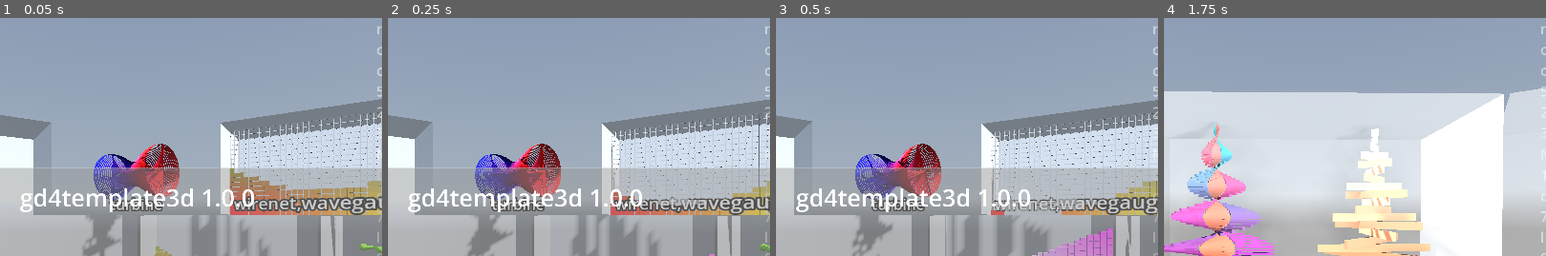
Above: before the commit, frames 1-4 (left to right).
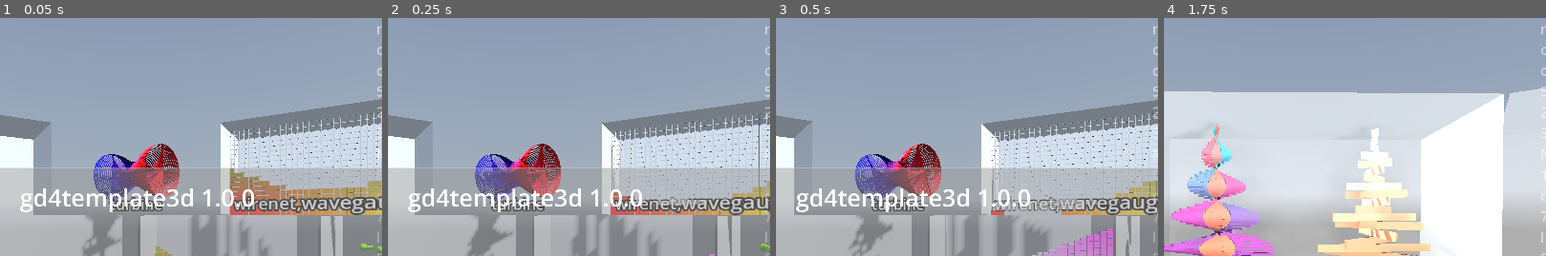
Above: after the commit, the same moments.

Repository: kasworld/gd4template3d
Game: Godot game, scene res://main.tscn
Same seed, same stepped clock (60 frames per second), same inputs: the game is played once before the commit and once after it. A sky picture missing from this copy of the repository is replaced by a grey-blue gradient.
Inputs (mouse positions are % of the whole screen's width and height, from its top left):
- Up to frame 1 (0.05 s): no input
- Up to frame 2 (0.25 s): no input
- Up to frame 3 (0.5 s): no input
- Up to frame 4 (1.75 s): tap Enter at 0.5 s; move the mouse to (72, 45) at 0.52 s; hold Right 0.53-1.28 s; tap Q at 0.6 s; click (72, 45) at 0.67 s; move the mouse to (30, 55) at 1.27 s; hold Down from 1.28 s (still down); tap E at 1.35 s
The pictures show only the part of the screen within x 32-82%, y 9-59%; the shares and areas given below are measured in that part.

The runs differ from the first frame. In frame 1, less than 0.1% of the frame differs, in the area x 28-47%, y 58-73%; in frame 2, 0.1%, in the area x 26-43%, y 56-85%; in frame 3, 0.1%; in frame 4, nothing differs.

Commit message:
update MultiMeshShape Turbine

Diff:
--- a/main.gd
+++ b/main.gd
@@ -229,7 +229,7 @@
 		make_meshtrail(glasscabinet, randi_range(0,4), mesh, 100, bound_aabb.get_center())
 func make_meshtrail(glasscabinet :GlassCabinet, mt_type:int, mesh :Mesh, count :int, pos :Vector3 ) -> void:
 	var mt = preload("res://mesh_trail/mesh_trail.tscn").instantiate(
-		).init_with_alpha(mesh, count,  1.0 , pos,
+		).init_with_alpha(mesh, count,  1.0 ,true, pos,
 		).set_speed(trailmesh_radius*20,trailmesh_radius*40)
 	glasscabinet.add_child(mt)
 	meshtrail_list.append(mt)
--- a/multi_mesh_shape/multi_mesh_shape.gd
+++ b/multi_mesh_shape/multi_mesh_shape.gd
@@ -72,7 +72,35 @@
 	multimesh.instance_count = count
 	multimesh.visible_instance_count = count
 
-func _init_transform(pos :Vector3 = Vector3.ZERO) -> void:
+
+func init_with_material(
+		mesh :Mesh, mat :Material, count :int,
+		callinit_transform :bool = true,
+		pos :Vector3 = Vector3.ZERO ) -> MultiMeshShape:
+	_init_multimesh(mesh, mat)
+	# Then resize (otherwise, changing the format is not allowed).
+	_set_count(count)
+	if callinit_transform:
+		init_position_all(pos)
+	return self
+
+func init_with_alpha(
+		mesh :Mesh, count :int,
+		alpha :float = 1.0,
+		callinit_transform :bool = true,
+		pos :Vector3 = Vector3.ZERO) -> MultiMeshShape:
+	if alpha == 1.0:
+		_init_multimesh(mesh, make_color_material( Color.WHITE ))
+	else:
+		_init_multimesh(mesh, make_color_material( Color(Color.WHITE,alpha) ))
+	multimesh.use_colors = true # before set instance_count
+	# Then resize (otherwise, changing the format is not allowed).
+	_set_count(count)
+	if callinit_transform:
+		init_position_all(pos)
+	return self
+
+func init_position_all(pos :Vector3 = Vector3.ZERO) -> void:
 	if pos == Vector3.ZERO:
 		for i in multimesh.visible_instance_count:
 			multimesh.set_instance_transform(i,Transform3D())
@@ -81,29 +109,10 @@
 			var t = Transform3D(Basis(), pos)
 			multimesh.set_instance_transform(i,t)
 
-func init_with_material(
-		mesh :Mesh, mat :Material, count :int,
-		pos :Vector3 = Vector3.ZERO ) -> MultiMeshShape:
-	_init_multimesh(mesh, mat)
-	# Then resize (otherwise, changing the format is not allowed).
-	_set_count(count)
-	_init_transform(pos)
-	return self
-
-func init_with_alpha(
-		mesh :Mesh, count :int,
-		alpha :float = 1.0,
-		pos :Vector3 = Vector3.ZERO) -> MultiMeshShape:
-	_init_multimesh(mesh, make_color_material( Color(Color.WHITE,alpha) ))
-	multimesh.use_colors = true # before set instance_count
-	# Then resize (otherwise, changing the format is not allowed).
-	_set_count(count)
-	_init_transform(pos)
-	return self
-
 func set_position_all(pos :Vector3) -> MultiMeshShape:
 	for i in multimesh.visible_instance_count:
-		var t = Transform3D(Basis(), pos)
+		var t := multimesh.get_instance_transform(i)
+		t.origin = pos
 		multimesh.set_instance_transform(i,t)
 	return self
 
--- a/turbine/turbine.gd
+++ b/turbine/turbine.gd
@@ -2,42 +2,73 @@
 class_name Turbine
 
 func init(count :int, radius :float, ring_width :float, arm_count :int, co1 :Color, co2 :Color) -> Turbine:
-	var blades :MultiMeshShape = preload("res://multi_mesh_shape/multi_mesh_shape.tscn").instantiate()
-	var rings_out:= make_rings(count,radius,ring_width, false)
-	var rings_in:= make_rings(count,radius,ring_width, true)
+	make_rings($RingsOut, count, radius, ring_width, false)
+	make_rings($RingsIn, count, radius, ring_width, true)
 	var blade_mesh := BoxMesh.new()
 	blade_mesh.size = Vector3(radius, ring_width/10, ring_width )
-	blades.init_with_alpha(blade_mesh, count*arm_count)
-	add_child(blades)
+	$Blades.init_with_alpha(blade_mesh, count*arm_count)
+
+	set_transform_all(scale_cos)
+	set_color_all(co1,co2)
+	return self
+
+func scale_cos(rate :float) -> float:
+	return (cos(rate*PI*2)+3)/4
+
+func set_transform_all(scale_fn:Callable) -> Turbine:
+	var count :int = $RingsOut.multimesh.visible_instance_count
+	var arm_count :int = $Blades.multimesh.visible_instance_count / count
+	var mesh_size :Vector3 = $Blades.multimesh.mesh.size
+	var ring_width := mesh_size.z
+	var radius := mesh_size.x
 	for i in count:
 		var rate := float(i)/float(count-1)
-		var r_scale := (cos(rate*PI*2)+3)/4
+		var r_scale :float = scale_fn.call(rate)
 		var scaled_size := Vector3(r_scale,r_scale,1)
-		var co := co1.lerp(co2, rate)
 		var ring_pos := Vector3(0,0,-count*ring_width/2 + i*ring_width)
-		rings_out.set_inst_scale(i, scaled_size)
-		rings_out.set_inst_position(i,ring_pos)
-		rings_out.set_inst_rotation(i, Vector3.RIGHT, PI/2)
-		rings_out.set_inst_color(i,co)
-		rings_in.set_inst_scale(i, scaled_size)
-		rings_in.set_inst_position(i,ring_pos)
-		rings_in.set_inst_rotation(i, Vector3.RIGHT, PI/2)
-		rings_in.set_inst_color(i,co)
+
+		var t = Transform3D(Basis(), ring_pos)
+		t = t.scaled_local(scaled_size)
+		t = t.rotated_local(Vector3.RIGHT, PI/2)
+		$RingsOut.multimesh.set_instance_transform(i, t)
+		$RingsIn.multimesh.set_instance_transform(i, t)
 
 		var cell각도 := 2.0*PI / arm_count
 		var base_int := i*arm_count
 		var blade_rot_rad := rate * PI
+		var blade_radius := radius*r_scale/2
 		for j in arm_count:
 			var rad := cell각도 *j + blade_rot_rad
-			blades.set_inst_rotation(base_int+j, Vector3.BACK, rad)
-			blades.set_inst_rotation(base_int+j, Vector3.LEFT, PI/10)
-			blades.set_inst_position(base_int+j, Vector3(cos(rad) *radius*r_scale/2,sin(rad) *radius*r_scale/2, ring_pos.z) )
-			blades.set_inst_color(base_int+j, co)
-			blades.set_inst_scale(base_int+j, scaled_size)
+			t = Transform3D(Basis(), Vector3(cos(rad) *blade_radius,sin(rad) *blade_radius, ring_pos.z))
+			t = t.scaled_local(scaled_size)
+			t = t.rotated_local(Vector3.BACK, rad)
+			t = t.rotated_local(Vector3.LEFT, PI/10)
+			$Blades.multimesh.set_instance_transform(base_int+j, t)
 	return self
 
-func make_rings(count :int, radius :float, ring_width :float, flip_faces :bool) -> MultiMeshShape:
-	var rings :MultiMeshShape = preload("res://multi_mesh_shape/multi_mesh_shape.tscn").instantiate()
+func set_color_all(co1 :Color, co2 :Color) -> Turbine:
+	var count :int = $RingsOut.multimesh.visible_instance_count
+	var arm_count :int = $Blades.multimesh.visible_instance_count / count
+	for i in count:
+		var rate := float(i)/float(count-1)
+		var co := co1.lerp(co2, rate)
+		$RingsOut.multimesh.set_instance_color(i,co)
+		$RingsIn.multimesh.set_instance_color(i,co)
+		var base_int := i*arm_count
+		for j in arm_count:
+			$Blades.multimesh.set_instance_color(base_int+j, co)
+	return self
+
+func set_inst_color(i:int, co :Color) -> void:
+	var count :int = $RingsOut.multimesh.visible_instance_count
+	var arm_count :int = $Blades.multimesh.visible_instance_count / count
+	$RingsOut.multimesh.set_instance_color(i,co)
+	$RingsIn.multimesh.set_instance_color(i,co)
+	var base_int := i*arm_count
+	for j in arm_count:
+		$Blades.multimesh.set_instance_color(base_int+j, co)
+
+func make_rings(rings :MultiMeshShape, count :int, radius :float, ring_width :float, flip_faces :bool) -> MultiMeshShape:
 	var ring_mesh := CylinderMesh.new()
 	ring_mesh.cap_bottom = false
 	ring_mesh.cap_top = false
@@ -46,5 +77,4 @@
 	ring_mesh.height = ring_width
 	ring_mesh.flip_faces = flip_faces
 	rings.init_with_alpha(ring_mesh, count,0.9)
-	add_child(rings)
 	return rings
--- a/turbine/turbine.tscn
+++ b/turbine/turbine.tscn
@@ -1,6 +1,25 @@
-[gd_scene load_steps=2 format=3 uid="uid://dkx5y3mqpfeh8"]
+[gd_scene load_steps=6 format=3 uid="uid://dkx5y3mqpfeh8"]
 
 [ext_resource type="Script" uid="uid://cks7j0itum0fw" path="res://turbine/turbine.gd" id="1_4ihrl"]
+[ext_resource type="PackedScene" uid="uid://cfnbpemvoy1i6" path="res://multi_mesh_shape/multi_mesh_shape.tscn" id="2_te6su"]
+
+[sub_resource type="MultiMesh" id="MultiMesh_myt8e"]
+resource_local_to_scene = true
+
+[sub_resource type="MultiMesh" id="MultiMesh_b2hnm"]
+resource_local_to_scene = true
+
+[sub_resource type="MultiMesh" id="MultiMesh_qolen"]
+resource_local_to_scene = true
 
 [node name="Turbine" type="Node3D"]
 script = ExtResource("1_4ihrl")
+
+[node name="RingsOut" parent="." instance=ExtResource("2_te6su")]
+multimesh = SubResource("MultiMesh_myt8e")
+
+[node name="RingsIn" parent="." instance=ExtResource("2_te6su")]
+multimesh = SubResource("MultiMesh_b2hnm")
+
+[node name="Blades" parent="." instance=ExtResource("2_te6su")]
+multimesh = SubResource("MultiMesh_qolen")
